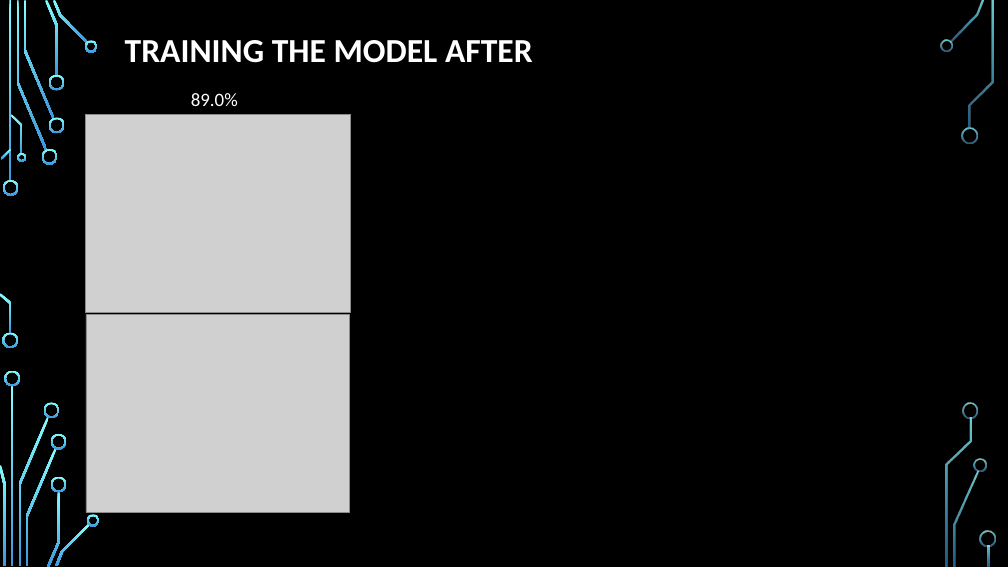
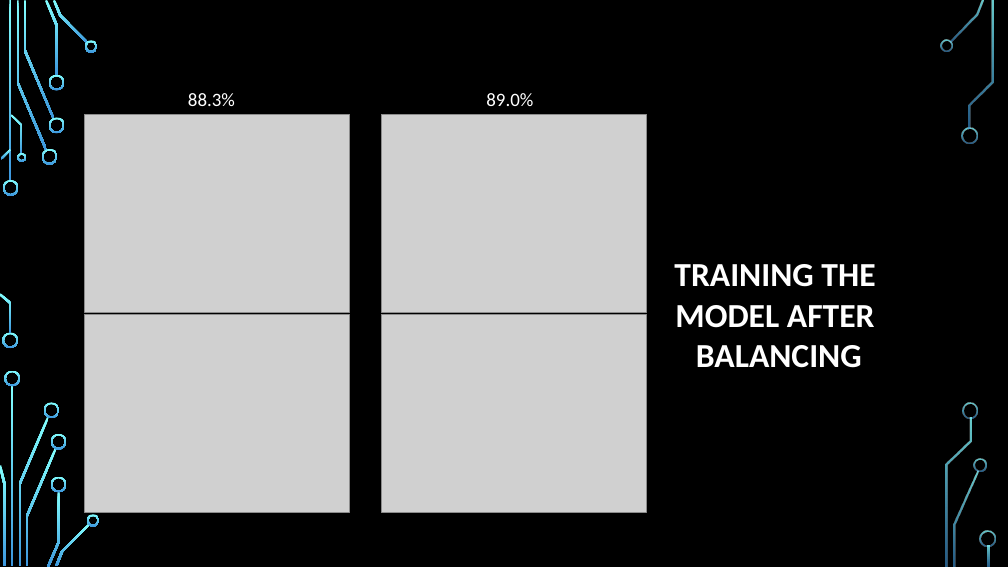
Before and after one commit to netanellevine/Songs_Genres_Classification, a slide deck: slide 8 of Deep learning presentation.pptx. Drawn at 1008x567 pixels with LibreOffice and Linux fonts; fonts in the diff are those of the drawing; grey boxes stand for pictures; background and template pictures are left out. Boxes give left, top, right and bottom in pixels: in the first picture for what was removed or moved away, otherwise in the second. Text is boxed around its words. In the diff, an @@ line names an element or a change of style, - is before the commit and + after.

```diff
--- a/Deep learning presentation.pptx
+++ b/Deep learning presentation.pptx
@@ text "89.0%": place and size @@
-text "89.0%" at bbox=[191, 93, 238, 106]
+text "89.0%" at bbox=[486, 93, 533, 106]
@@ text added at bbox=[188, 93, 235, 106], 18 pt, text #FFFFFF @@
+88.3%
@@ picture: place and size @@
-picture at bbox=[86, 315, 349, 513]
+picture at bbox=[382, 114, 647, 312]
@@ text at bbox=[674, 264, 875, 368]: text changed @@
-TRAINING THE MODEL AFTER
+TRAINING THE
+MODEL AFTER
+BALANCING
@@ picture added at bbox=[85, 315, 350, 513] @@
@@ picture: place and size @@
-picture at bbox=[86, 114, 352, 312]
+picture at bbox=[382, 315, 647, 513]
```
Also in this commit, not shown: 5 other slides changed, 2 slides added, 2 other files.
